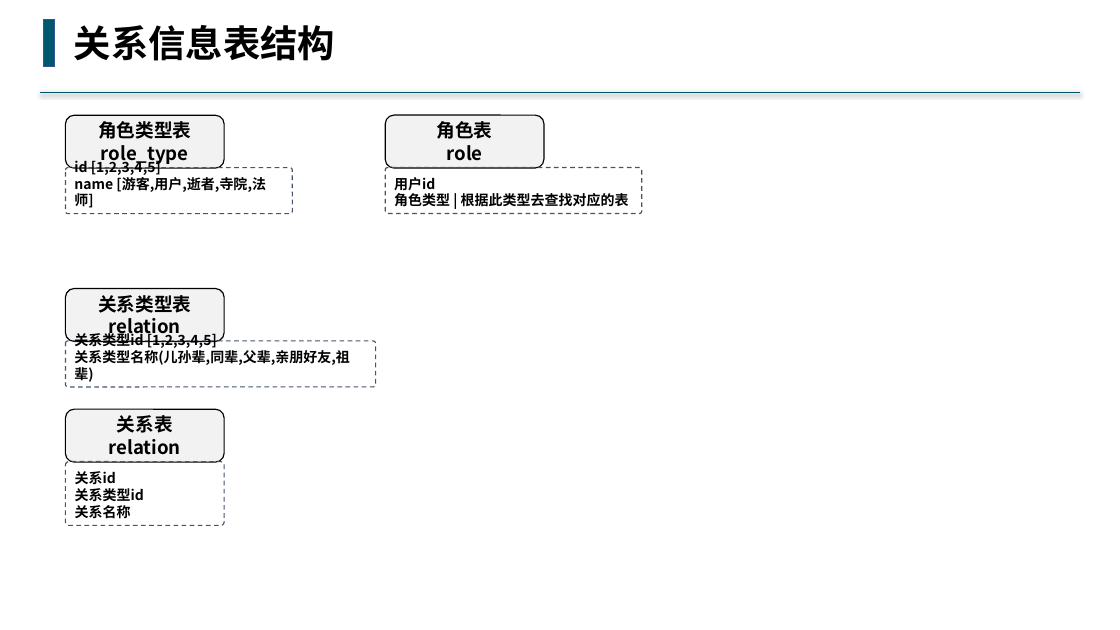
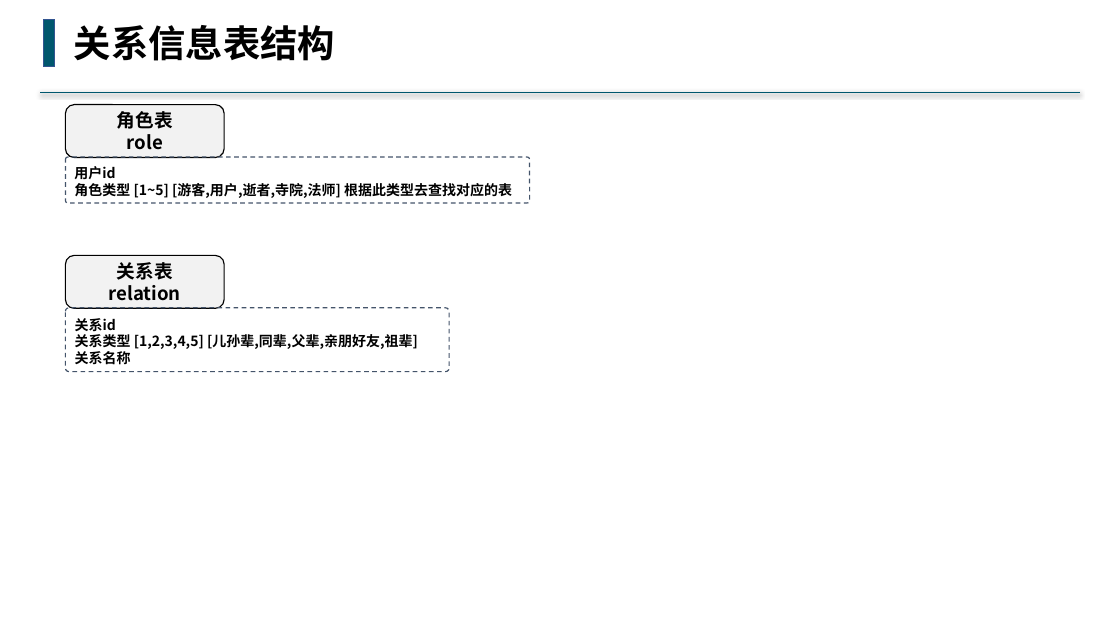
Before and after one commit to buddhachain/buddhaContract, a slide deck: slide 2 of doc/角色.pptx. Drawn at 1120x630 pixels with LibreOffice and Linux fonts; fonts in the diff are those of the drawing. Boxes give left, top, right and bottom in pixels: in the first picture for what was removed or moved away, otherwise in the second. Text is boxed around its words. In the diff, an @@ line names an element or a change of style, - is before the commit and + after.

```diff
--- a/doc/角色.pptx
+++ b/doc/角色.pptx
@@ rounded rectangle "角色表": place and size @@
-rounded rectangle "角色表" at [386, 115, 544, 168]
+rounded rectangle "角色表" at [66, 105, 224, 158]
@@ rounded rectangle removed at [66, 115, 224, 168] @@
-角色类型表
-role_type
@@ rounded rectangle "用户id 角色类型 [1~5] [游客,用户,逝者,寺院,法师] 根据此类型去查找对应的表": place and size @@
-rounded rectangle "用户id 角色类型 [1~5] [游客,用户,逝者,寺院,法师] 根据此类型去查找对应的表" at [386, 167, 642, 213]
+rounded rectangle "用户id 角色类型 [1~5] [游客,用户,逝者,寺院,法师] 根据此类型去查找对应的表" at [66, 157, 530, 203]
@@ rounded rectangle removed at [66, 168, 292, 214] @@
-id [1,2,3,4,5]
-name [游客,用户,逝者,寺院,法师]
@@ text in rounded rectangle at [74, 166, 512, 198]: text changed @@
-用户id
-角色类型 | 根据此类型去查找对应的表
+用户id
+角色类型 [1~5] [游客,用户,逝者,寺院,法师] 根据此类型去查找对应的表
@@ rounded rectangle "关系表": place and size @@
-rounded rectangle "关系表" at [66, 409, 224, 462]
+rounded rectangle "关系表" at [66, 255, 224, 308]
@@ rounded rectangle removed at [66, 289, 224, 342] @@
-关系类型表
-relation
@@ rounded rectangle "关系id": place and size @@
-rounded rectangle "关系id" at [66, 462, 224, 526]
+rounded rectangle "关系id" at [66, 308, 450, 371]
@@ rounded rectangle removed at [66, 341, 376, 387] @@
-关系类型id [1,2,3,4,5]
-关系类型名称(儿孙辈,同辈,父辈,亲朋好友,祖辈)
@@ text in rounded rectangle at [75, 334, 418, 349]: text changed @@
-关系类型id
+关系类型 [1,2,3,4,5] [儿孙辈,同辈,父辈,亲朋好友,祖辈]
```
Also in this commit, not shown: 1 other slide changed, 3 other files.
